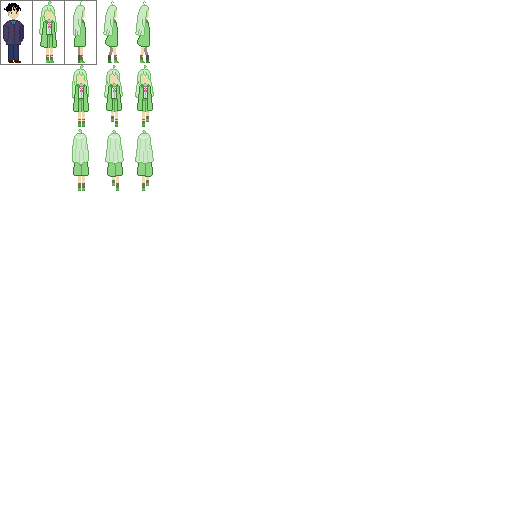
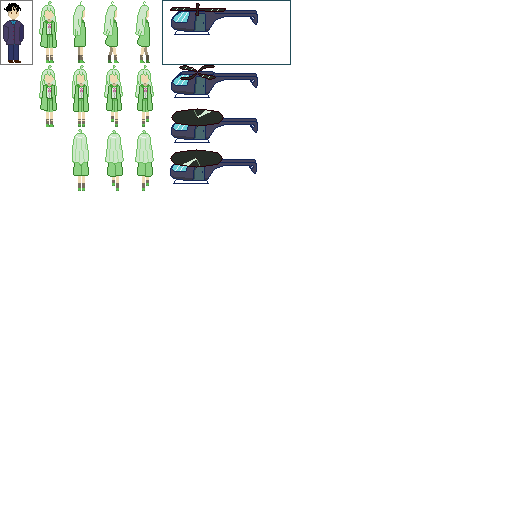
The second 512px x 512px image is a revision of the first. Changes to its layers:
painted on "矩形 2" over (64, 0, 291, 65)
removed layer "矩形 2" (2nd of 2) over (33, 0, 65, 65)
painted on "图层 4" over (170, 130, 254, 184)
moved "图层 2" above "图层 3", painted on it over (72, 3, 255, 184)
painted on "图层 3" over (170, 130, 257, 184)
painted on "图层 1" over (39, 8, 258, 184)
